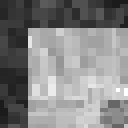
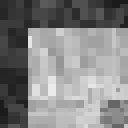
Layers edited between the first and the second 128x128 image:
painted on "레이어 1" over [116, 88, 128, 96]
